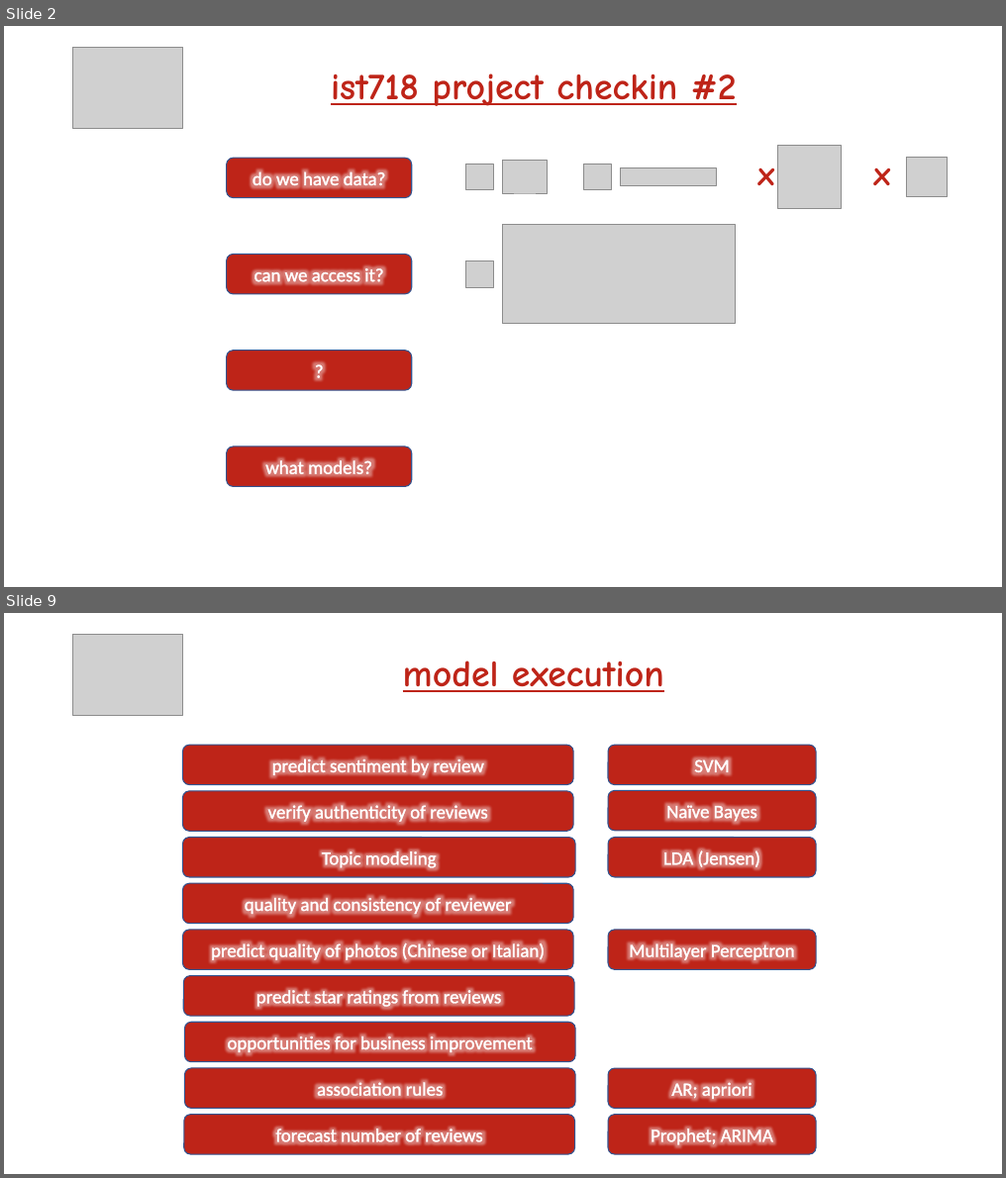
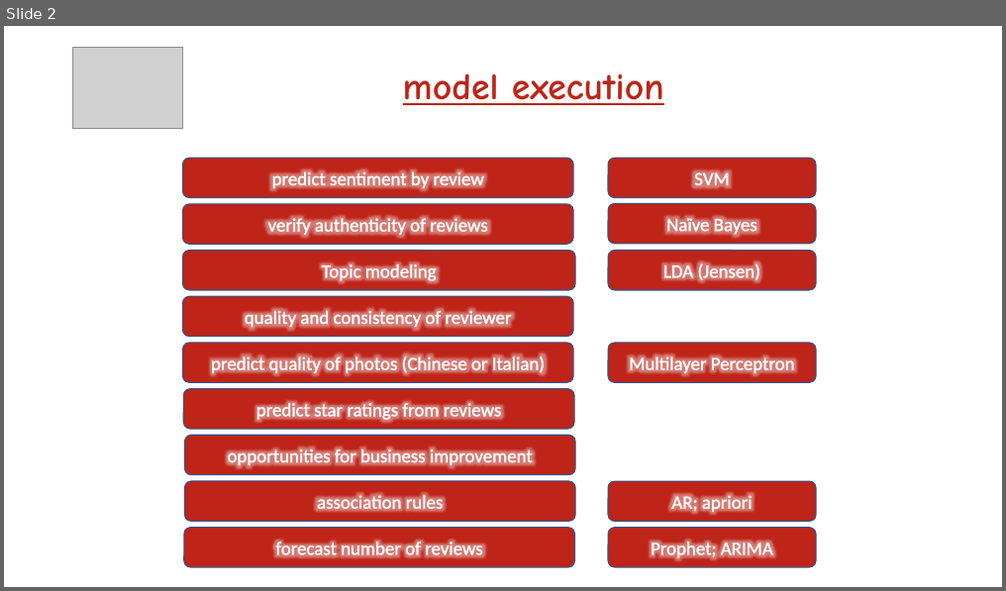
Before and after one commit to dev5680/DRTFinalProject, a slide deck: DRT_Thinking.pptx. Shown one above the other, each under a label of ours: slides 2 and 9 before the commit, slide 2 after it; the slides between them are not shown. The pictures are 1006x1178 and 1006x591 pixels, drawn with LibreOffice and Linux fonts; fonts in the diff are those of the drawing; grey boxes stand for pictures. Boxes give left, top, right and bottom in pixels: in the first picture for what was removed or moved away, otherwise in the second. Text is boxed around its words. In the diff, an @@ line names an element or a change of style, - is before the commit and + after.

```diff
--- a/DRT_Thinking.pptx
+++ b/DRT_Thinking.pptx
@@ slide 2 removed at [4, 26, 1002, 587], background #FFFFFF @@
@@ picture removed at [73, 47, 183, 129] @@
@@ text removed at [331, 74, 737, 106] @@
-ist718 project checkin #2
@@ rounded rectangle removed at [227, 158, 411, 197] @@
-do we have data?
@@ picture removed at [466, 164, 493, 190] @@
@@ picture removed at [503, 161, 548, 193] @@
@@ picture removed at [584, 164, 611, 190] @@
@@ picture removed at [620, 168, 716, 185] @@
@@ text removed at [757, 168, 774, 185] @@
-x
@@ picture removed at [777, 145, 841, 209] @@
@@ text removed at [873, 168, 890, 185] @@
-x
@@ picture removed at [906, 157, 947, 196] @@
@@ picture removed at [503, 225, 735, 324] @@
@@ rounded rectangle removed at [227, 255, 411, 294] @@
-can we access it?
@@ picture removed at [466, 261, 494, 288] @@
@@ rounded rectangle removed at [227, 350, 411, 390] @@
-?
@@ rounded rectangle removed at [227, 447, 411, 486] @@
-what models?
@@ what was slide 9 is now slide 2 @@
```
Also in this commit, not shown: 6 slides changed, 10 slides added, 1 other slide removed.
